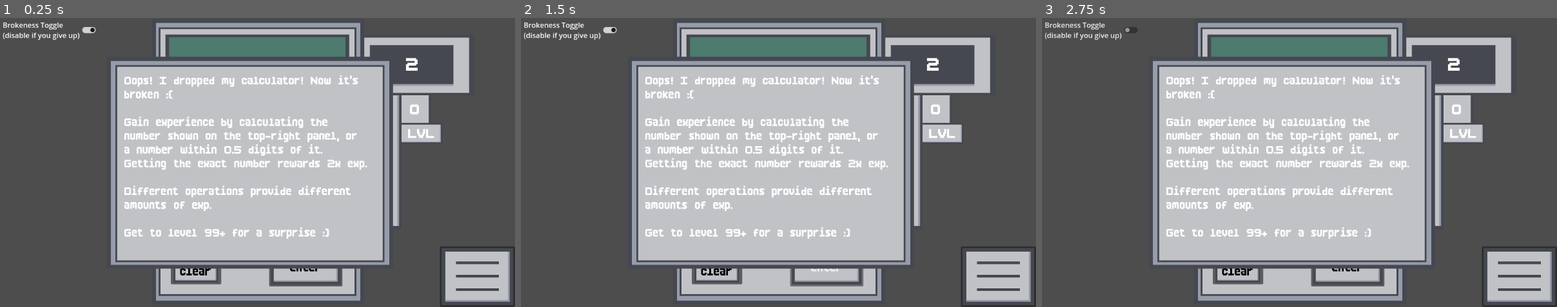
Above: before the commit, frames 1-3 (left to right).
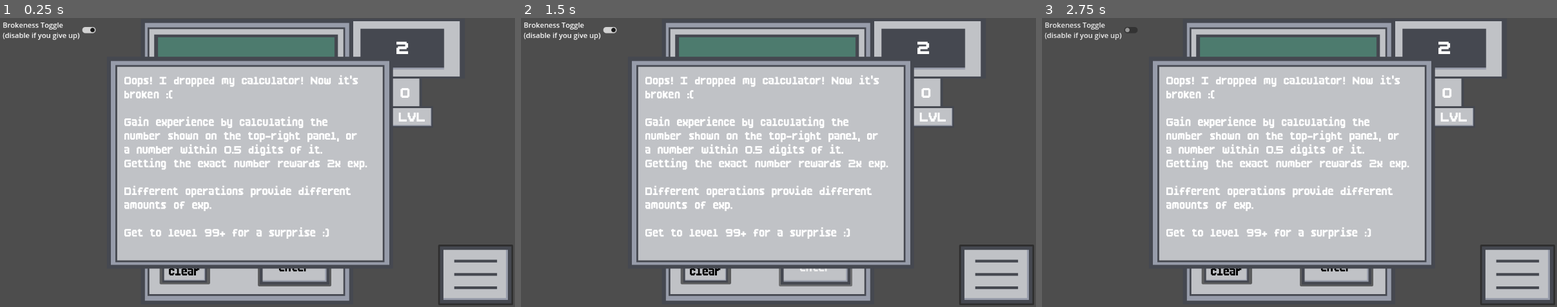
Above: after the commit, the same moments.

Repository: ShadowArcher289/i-dropped-my-calculator
Game: Godot game, scene res://scenes/main.tscn
The game is run twice, just before and just after one commit, with the same random seed, the same clock (stepped at 60 frames per second) and the same inputs.
Inputs:
- Up to frame 1 (0.25 s): no input
- Up to frame 2 (1.5 s): click "enter" at 0.5 s; click "enter" at 1.25 s
- Up to frame 3 (2.75 s): click "Brokeness Toggle (disable if …" at 2 s

The runs differ from the first frame. In frame 1, 7.3% of the frame differs, in the area x 28-100%, y 1-100%; in frame 2, 7.3%; in frame 3, 7.3%.

Commit message:
updated layout

Diff:
--- a/scenes/calculator.tscn
+++ b/scenes/calculator.tscn
@@ -8,9 +8,7 @@
 [ext_resource type="Texture2D" uid="uid://xjy4sa3lk3p7" path="res://assets/calculator/EnterButton.png" id="4_jgmda"]
 [ext_resource type="Texture2D" uid="uid://dv6eo5vike224" path="res://assets/calculator/Screen.png" id="6_4a2e8"]
 
-[node name="Calculator" type="Control"]
-layout_mode = 3
-anchors_preset = 0
+[node name="Calculator" type="Node2D"]
 script = ExtResource("1_4a2e8")
 
 [node name="CalcBackground" type="Sprite2D" parent="."]
@@ -218,7 +216,6 @@
 texture = ExtResource("6_4a2e8")
 
 [node name="ScreenText" type="RichTextLabel" parent="."]
-layout_mode = 0
 offset_left = 48.5
 offset_top = 47.0
 offset_right = 431.5
--- a/scenes/exp_bar.tscn
+++ b/scenes/exp_bar.tscn
@@ -9,9 +9,7 @@
 [ext_resource type="Texture2D" uid="uid://bng2w8i4kdg6h" path="res://assets/calculator/NumberButton.png" id="4_o3m62"]
 [ext_resource type="Theme" uid="uid://c635ramjqf4e0" path="res://assets/CalculatorButtonsStyle.tres" id="5_o3m62"]
 
-[node name="ExpBar" type="Control"]
-layout_mode = 3
-anchors_preset = 0
+[node name="ExpBar" type="Node2D"]
 script = ExtResource("1_hlrur")
 
 [node name="NumberButton" type="Sprite2D" parent="."]
@@ -31,7 +29,6 @@
 texture = ExtResource("1_j70uk")
 
 [node name="ExpBarDisplay" type="TextureProgressBar" parent="."]
-layout_mode = 0
 offset_left = 28.0
 offset_top = 412.0
 offset_right = 292.70175
@@ -48,7 +45,6 @@
 texture = ExtResource("4_ekkt7")
 
 [node name="GoalNumberDisplay" type="RichTextLabel" parent="."]
-layout_mode = 0
 offset_left = 26.0
 offset_top = 28.024391
 offset_right = 210.0
@@ -60,7 +56,6 @@
 vertical_alignment = 1
 
 [node name="LevelDisplay" type="RichTextLabel" parent="."]
-layout_mode = 0
 offset_left = 100.0
 offset_top = 146.0
 offset_right = 147.0
@@ -72,7 +67,6 @@
 vertical_alignment = 1
 
 [node name="RichTextLabel2" type="RichTextLabel" parent="."]
-layout_mode = 0
 offset_left = 102.0
 offset_top = 200.0
 offset_right = 176.0
--- a/scenes/main.tscn
+++ b/scenes/main.tscn
@@ -9,18 +9,12 @@
 [node name="Camera2D" type="Camera2D" parent="."]
 anchor_mode = 0
 
-[node name="CanvasLayer" type="CanvasLayer" parent="."]
-
-[node name="Menu" parent="CanvasLayer" instance=ExtResource("3_sugp2")]
-metadata/_edit_use_anchors_ = true
-
-[node name="Calculator" parent="CanvasLayer" instance=ExtResource("1_o5qli")]
-offset_left = 335.0
-offset_right = 335.0
+[node name="Menu" parent="." instance=ExtResource("3_sugp2")]
 metadata/_edit_use_anchors_ = true
 
 [node name="ExpBar" parent="." instance=ExtResource("1_0wfyh")]
-offset_left = 805.0
-offset_top = 37.0
-offset_right = 805.0
-offset_bottom = 37.0
+position = Vector2(784, 0)
+
+[node name="Calculator" parent="." instance=ExtResource("1_o5qli")]
+position = Vector2(310, 0)
+metadata/_edit_use_anchors_ = true
--- a/scenes/menu.tscn
+++ b/scenes/menu.tscn
@@ -6,24 +6,19 @@
 [ext_resource type="Theme" uid="uid://c635ramjqf4e0" path="res://assets/CalculatorButtonsStyle.tres" id="3_con2f"]
 [ext_resource type="Texture2D" uid="uid://cwffnk5um8u33" path="res://assets/calculator/CalcBackground.png" id="3_mhnvy"]
 
-[node name="Menu" type="Control"]
-layout_mode = 3
-anchors_preset = 15
-anchor_right = 1.0
-anchor_bottom = 1.0
-grow_horizontal = 2
-grow_vertical = 2
+[node name="Menu" type="Node2D"]
 script = ExtResource("1_4ytvr")
 
 [node name="ToggleMenu" type="Button" parent="."]
-layout_mode = 1
 anchors_preset = 3
 anchor_left = 1.0
 anchor_top = 1.0
 anchor_right = 1.0
 anchor_bottom = 1.0
-offset_left = -168.0
-offset_top = -136.0
+offset_left = 980.0
+offset_top = 508.0
+offset_right = 1148.0
+offset_bottom = 644.0
 grow_horizontal = 0
 grow_vertical = 0
 theme_override_fonts/font = ExtResource("1_vjb58")
@@ -61,7 +56,6 @@
 
 [node name="BrokennessToggle" type="CheckButton" parent="."]
 z_index = 4
-layout_mode = 0
 offset_right = 44.0
 offset_bottom = 24.0
 button_pressed = true
--- a/scripts/calculator.gd
+++ b/scripts/calculator.gd
@@ -1,4 +1,4 @@
-extends Control
+extends Node2D
 
 @onready var button_1: Button = $Buttons/button1
 @onready var button_2: Button = $Buttons/button2
--- a/scripts/exp_bar.gd
+++ b/scripts/exp_bar.gd
@@ -1,4 +1,4 @@
-extends Control
+extends Node2D
 
 @onready var exp_bar_display: TextureProgressBar = $ExpBarDisplay
 @onready var level_display: RichTextLabel = $LevelDisplay
--- a/scripts/menu.gd
+++ b/scripts/menu.gd
@@ -1,4 +1,4 @@
-extends Control
+extends Node2D
 
 @onready var toggle_menu: Button = $ToggleMenu
 @onready var text_display: Node2D = $TextDisplay
